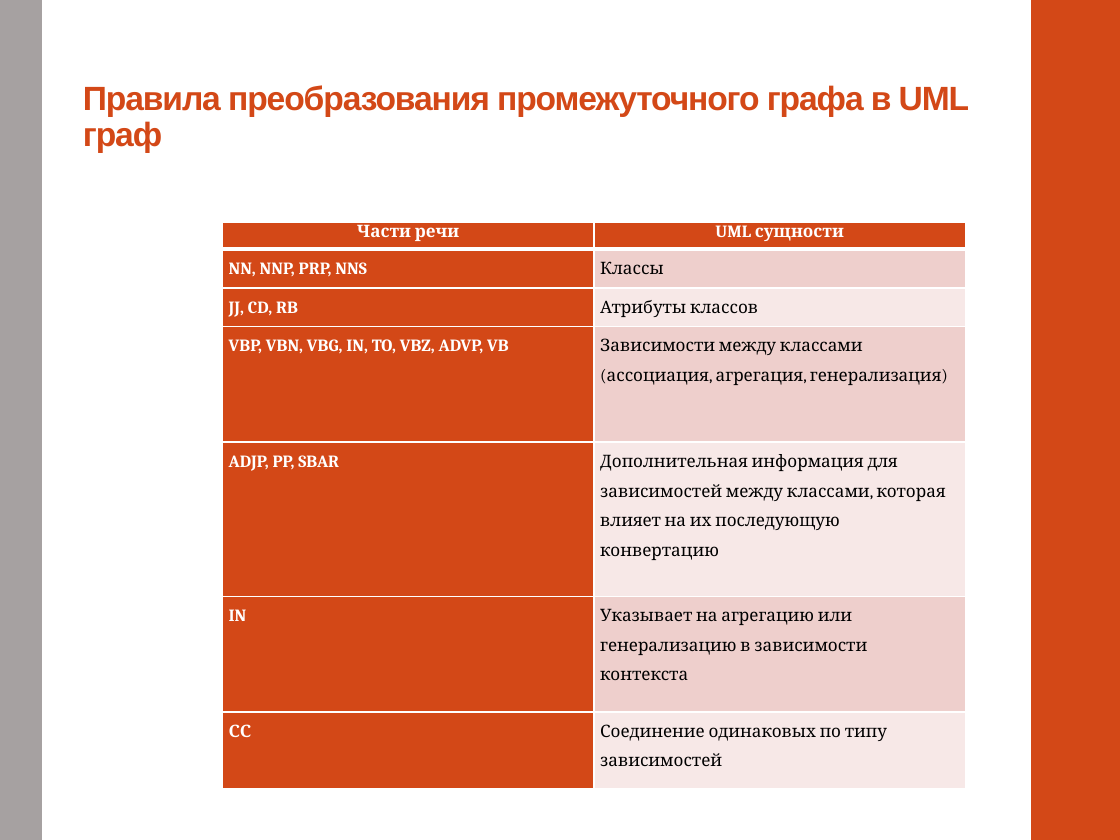
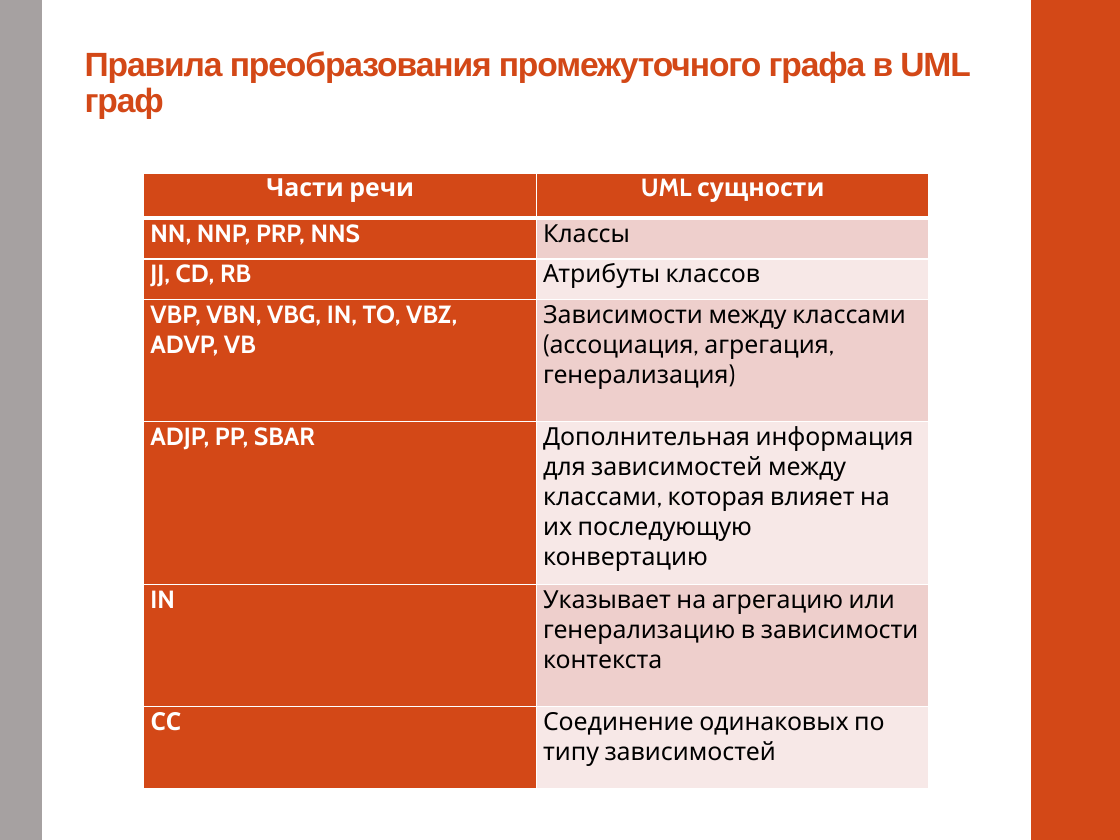
Before and after one commit to alexnodejs/onto-diploma, a slide deck: slide 5 of presentation/Moiseyenko_presentation_cut.pptx. Drawn at 1120x840 pixels with LibreOffice and Linux fonts; fonts in the diff are those of the drawing. Boxes give left, top, right and bottom in pixels: in the first picture for what was removed or moved away, otherwise in the second. Text is boxed around its words. In the diff, an @@ line names an element or a change of style, - is before the commit and + after.

```diff
--- a/presentation/Moiseyenko_presentation_cut.pptx
+++ b/presentation/Moiseyenko_presentation_cut.pptx
@@ title "Правила преобразования промежуточного графа в ..." moved from (x1=83, y1=85, x2=970, y2=152) to (x1=85, y1=51, x2=971, y2=118) @@
@@ table at (x1=143, y1=174, x2=930, y2=788) @@
@@ size 11 to 16 pt, font Cambria to Cabin @@
@@ line spacing 1.5 to 1 @@
@@ table resized from (x1=222, y1=222, x2=965, y2=788) to (x1=143, y1=174, x2=930, y2=788) @@
```
Also in this commit, not shown: 5 other slides changed, 1 slide added, 5 slides removed, 12 other files.
